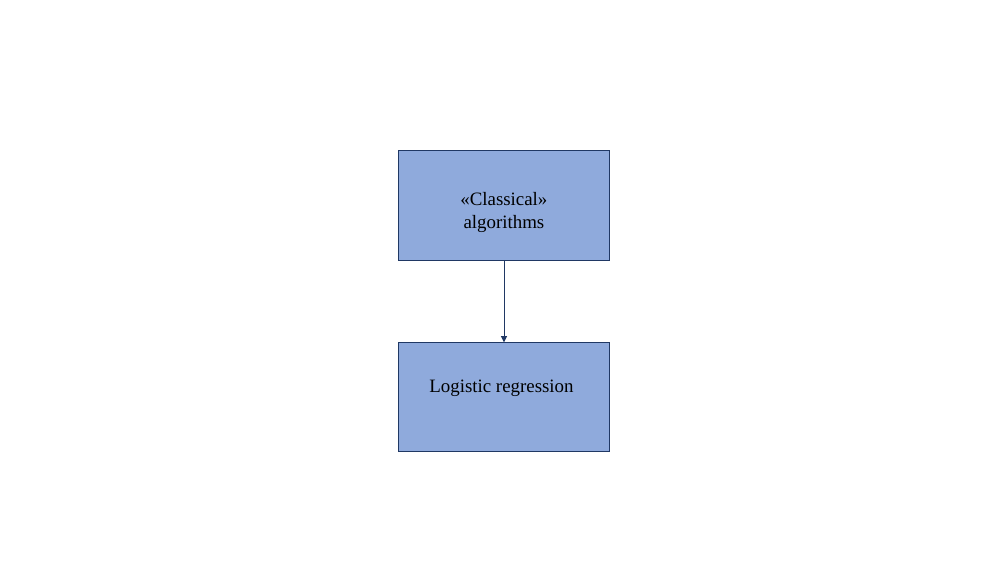
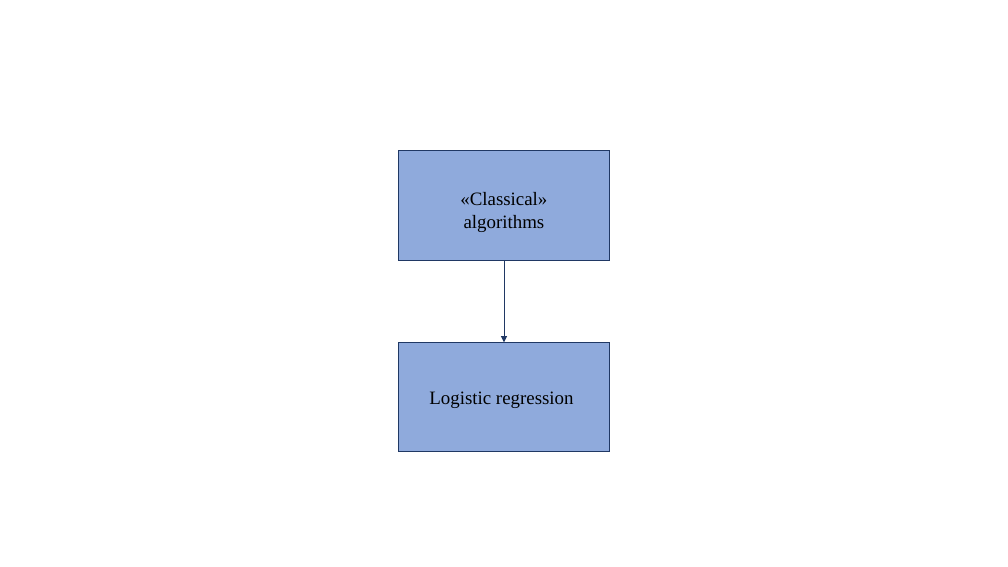
Before and after one commit to nikitapolozok/math_and_computer_science_materials, a slide deck: slide 11 of summary (final).pptx (slide 15 before the commit). Drawn at 1008x567 pixels with LibreOffice and Linux fonts; fonts in the diff are those of the drawing. Boxes give left, top, right and bottom in pixels: in the first picture for what was removed or moved away, otherwise in the second. Text is boxed around its words. In the diff, an @@ line names an element or a change of style, - is before the commit and + after.

```diff
--- a/summary (final).pptx
+++ b/summary (final).pptx
@@ text "Logistic regression": place and size @@
-text "Logistic regression" at <box>429,379,574,396</box>
+text "Logistic regression" at <box>429,391,574,408</box>
```
Also in this commit, not shown: 3 other slides changed, 1 slide added.
